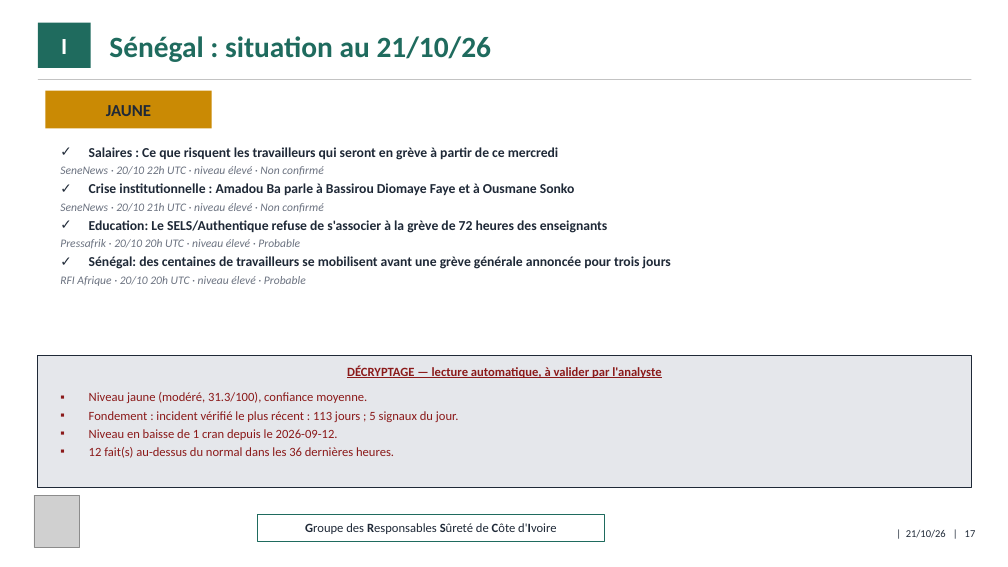
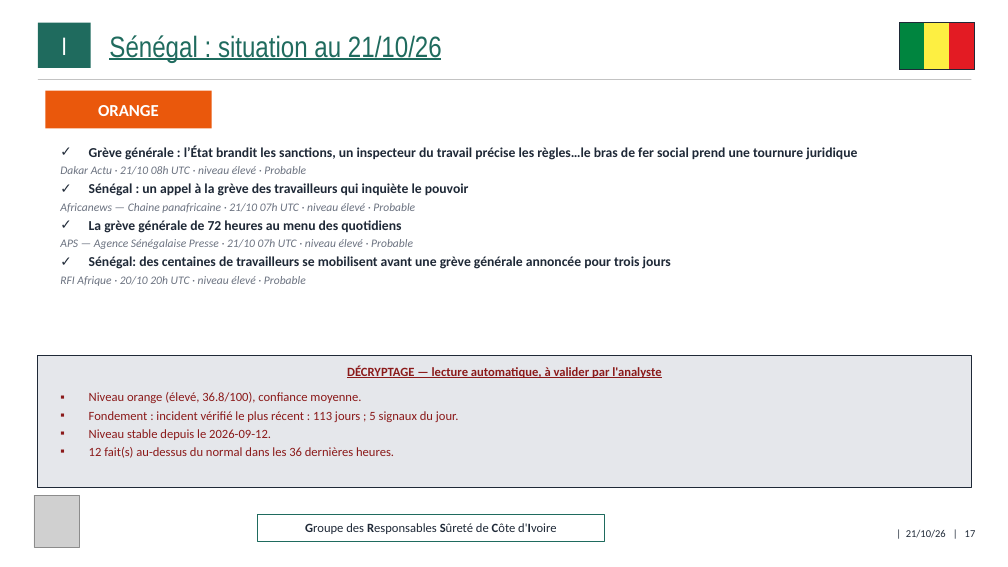
Before and after one commit to ytl1-ops/SentiqS, a slide deck: slide 17 of web/rapports/GRSCI/2026-10.pptx. Drawn at 1008x567 pixels with LibreOffice and Linux fonts; fonts in the diff are those of the drawing; grey boxes stand for pictures. Boxes give left, top, right and bottom in pixels: in the first picture for what was removed or moved away, otherwise in the second. Text is boxed around its words. In the diff, an @@ line names an element or a change of style, - is before the commit and + after.

```diff
--- a/web/rapports/GRSCI/2026-10.pptx
+++ b/web/rapports/GRSCI/2026-10.pptx
@@ text "Sénégal : situation au 21/10/26" at [109, 35, 442, 62]: font Calibri to Arial Narrow, bold off, underline on @@
@@ rectangle added at [900, 23, 925, 70], fill #00853F, outline #00853F 1 pt @@
@@ rectangle added at [900, 23, 975, 70], outline #1F2937 0.5 pt @@
@@ rectangle added at [925, 23, 950, 70], fill #FDEF42, outline #FDEF42 1 pt @@
@@ rectangle added at [950, 23, 975, 70], fill #E31B23, outline #E31B23 1 pt @@
@@ rectangle "ORANGE" at [45, 91, 212, 129]: fill #CA8A04 to #EA580C @@
@@ text in rectangle at [98, 105, 159, 116]: text changed; text colour #1F2937 to #FFFFFF @@
-JAUNE
+ORANGE
@@ text at [60, 145, 857, 249]: text changed @@
-✓ Salaires : Ce que risquent les travailleurs qui seront en grève à partir de ce mercredi
-  SeneNews · 20/10 22h UTC · niveau élevé · Non confirmé
-✓ Crise institutionnelle : Amadou Ba parle à Bassirou Diomaye Faye et à Ousmane Sonko
-  SeneNews · 20/10 21h UTC · niveau élevé · Non confirmé
-✓ Education: Le SELS/Authentique refuse de s'associer à la grève de 72 heures des enseignants
-  Pressafrik · 20/10 20h UTC · niveau élevé · Probable
+✓ Grève générale : l’État brandit les sanctions, un inspecteur du travail précise les règles…le bras de fer social prend une tournure juridique
+  Dakar Actu · 21/10 08h UTC · niveau élevé · Probable
+✓ Sénégal : un appel à la grève des travailleurs qui inquiète le pouvoir
+  Africanews — Chaine panafricaine · 21/10 07h UTC · niveau élevé · Probable
+✓ La grève générale de 72 heures au menu des quotidiens
+  APS — Agence Sénégalaise Presse · 21/10 07h UTC · niveau élevé · Probable
@@ text at [89, 392, 361, 403]: text changed @@
-▪ Niveau jaune (modéré, 31.3/100), confiance moyenne.
+▪ Niveau orange (élevé, 36.8/100), confiance moyenne.
@@ text at [89, 429, 271, 440]: text changed @@
-▪ Niveau en baisse de 1 cran depuis le 2026-09-12.
+▪ Niveau stable depuis le 2026-09-12.
```
Also in this commit, not shown: 17 other slides changed, 8 other files.
